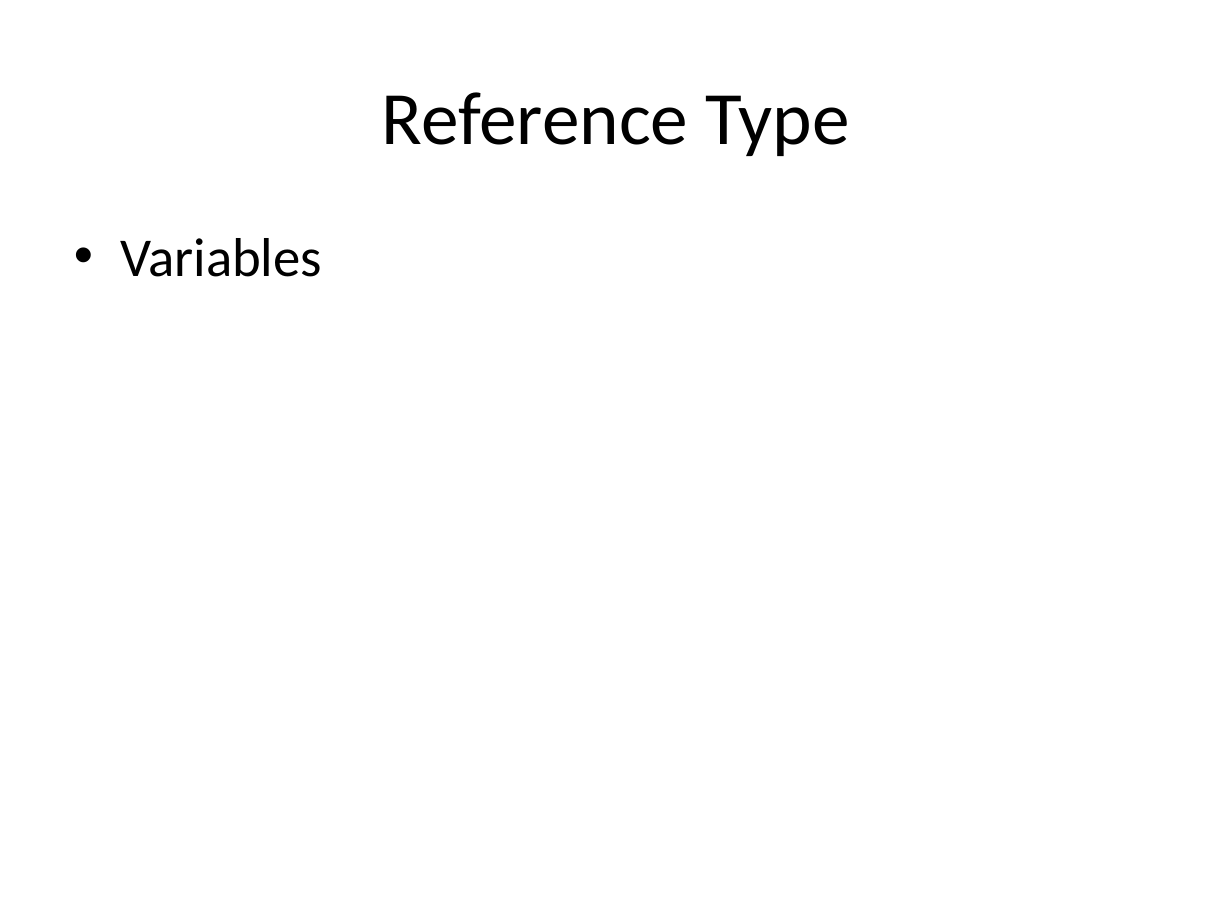
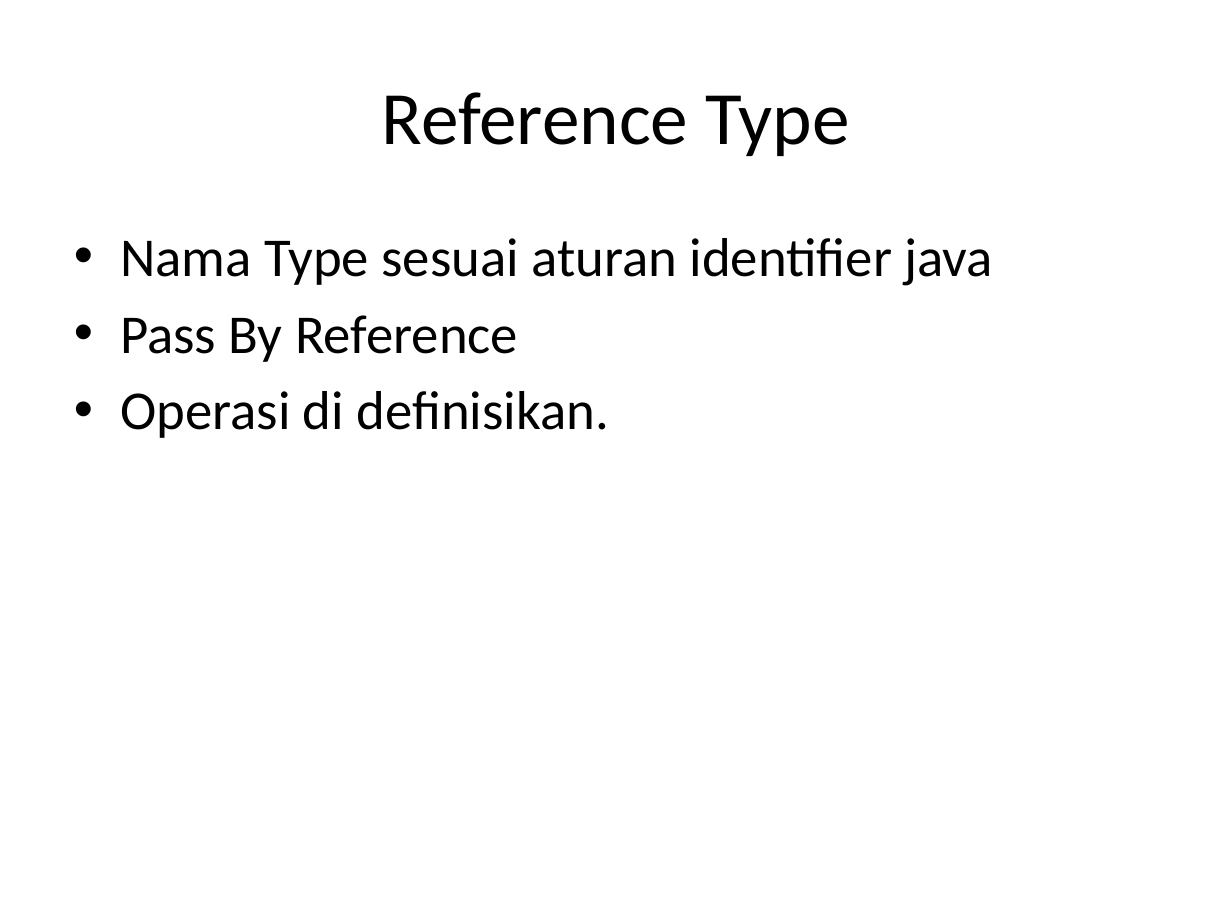
Before and after one commit to milhcbt/oot-aide, a slide deck: slide 16 of src/main/resources/Dasar-Dasar Pemograman Java.pptx. Drawn at 1232x924 pixels with LibreOffice and Linux fonts; fonts in the diff are those of the drawing. Boxes give left, top, right and bottom in pixels: in the first picture for what was removed or moved away, otherwise in the second. Text is boxed around its words. In the diff, an @@ line names an element or a change of style, - is before the commit and + after.

```diff
--- a/src/main/resources/Dasar-Dasar Pemograman Java.pptx
+++ b/src/main/resources/Dasar-Dasar Pemograman Java.pptx
@@ text at (120,238,994,438): text changed @@
-• Variables
+• Nama Type sesuai aturan identifier java
+• Pass By Reference
+• Operasi di definisikan.
```
Also in this commit, not shown: 2 other slides changed, 9 slides added, 2 slides removed, 5 other files.
